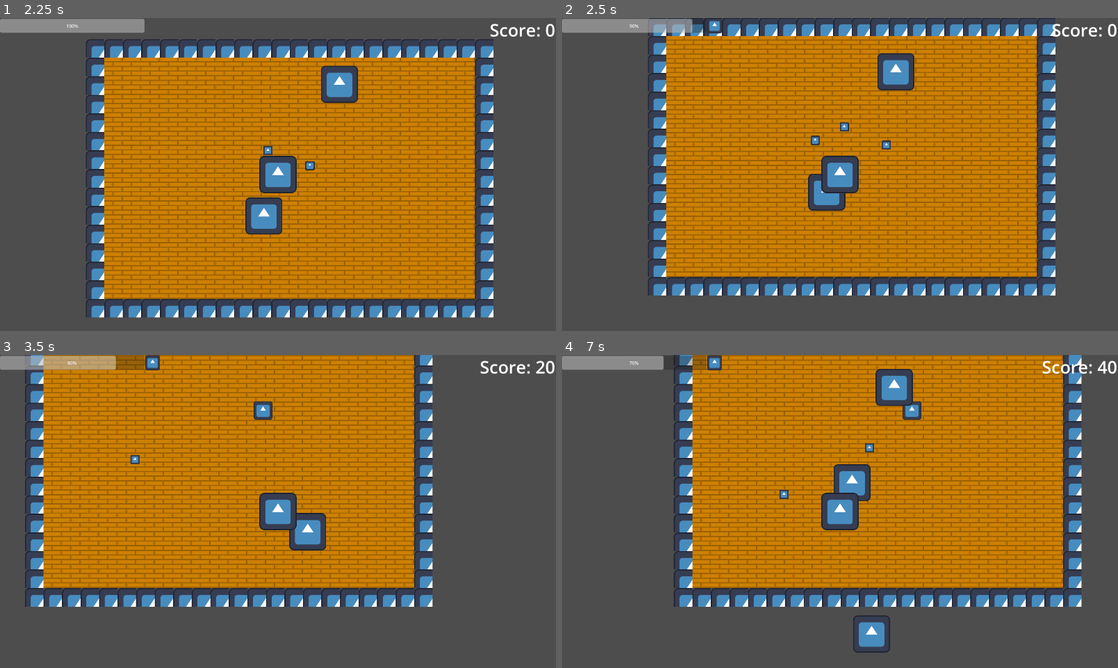
Above: before the commit, frames 1-4 (two rows, left to right).
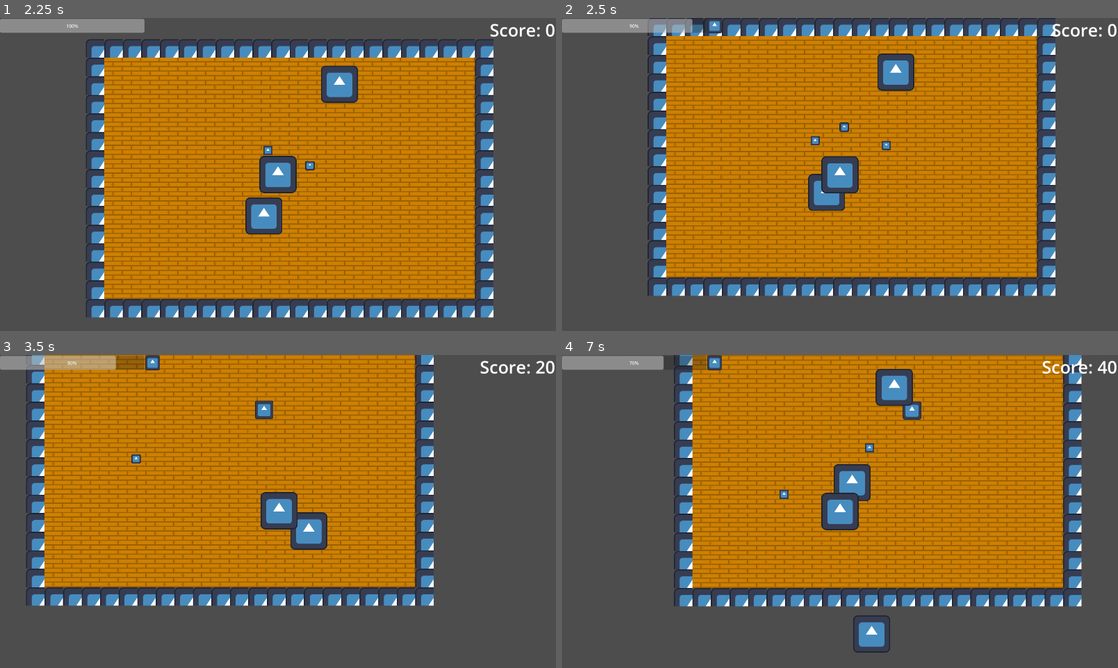
Above: after the commit, the same moments.

Repository: 22218-Burnside/12DTG-2025-Game-Jam
Game: Godot game, scene res://prefabs/world.tscn
Two runs of this game, one before a commit and one after it. Both use one fixed random seed, a clock stepped at 60 frames per second and the inputs below. The engine's default icon, where the game draws it, is replaced by a stand-in: a white triangle on a blue panel in a dark square.
Inputs (mouse positions are in pixels of both pictures, inside the frame that each line leads up to):
- Up to frame 1 (2.25 s): click "Play" at 0.5 s; tap Enter at 1.25 s; move the mouse to (400, 158) at 1.27 s; hold D (right) 1.28-2.03 s; move the mouse to (166, 190) at 2.02 s; hold S (down) from 2.03 s (still down)
- Up to frame 2 (2.5 s): keep holding S (down)
- Up to frame 3 (3.5 s): move the mouse to (333, 442) at 2.77 s; release S (down) at 2.78 s; hold D (right) from 2.78 s (still down)
- Up to frame 4 (7 s): move the mouse to (812, 574) at 3.52 s; release D (right) at 3.53 s; hold W (up) 3.53-4.28 s; move the mouse to (1006, 558) at 4.27 s; hold A (left) 4.28-5.78 s; move the mouse to (673, 464) at 5.02 s; move the mouse to (867, 511) at 5.77 s; hold S (down) 5.78-6.53 s; move the mouse to (756, 433) at 6.52 s; hold D (right) from 6.53 s (still down)

Frame 1 is identical in both runs. In frame 2, 6.8% of the frame differs, in the area x 15-89%, y 0-89%; in frame 3, 19%, in the area x 4-78%, y 0-81%; in frame 4, 0.4%.

Commit message:
added screen shake on player hit

Diff:
--- a/scripts/world.gd
+++ b/scripts/world.gd
@@ -16,6 +16,7 @@
 
 func player_hit(damage):
 	if $player.can_hit:
+		$player/Camera2D.shake(5.0,0.5)
 		$player.health -= damage
 		$player.can_hit = false
 		$level_ui/immunity.show()
